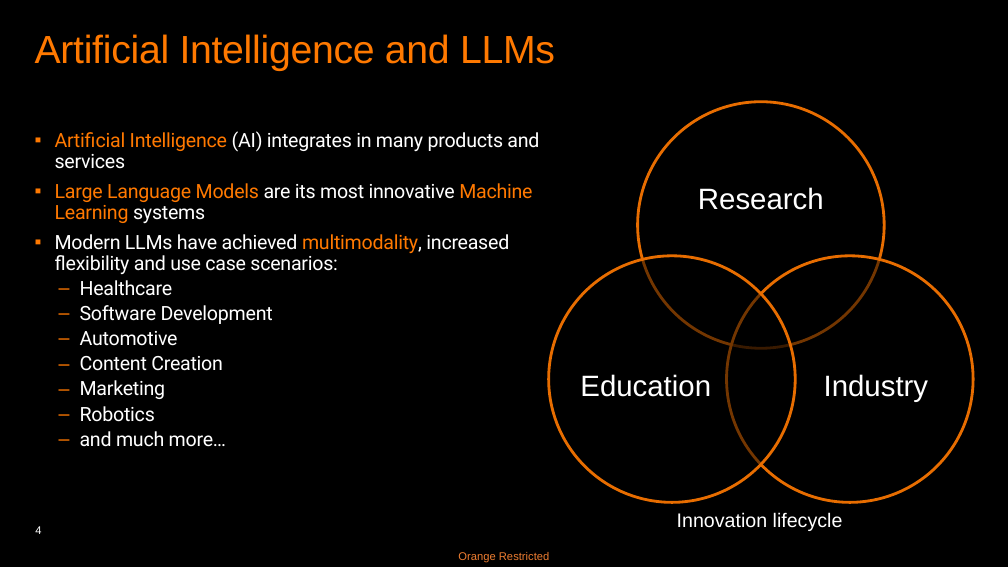
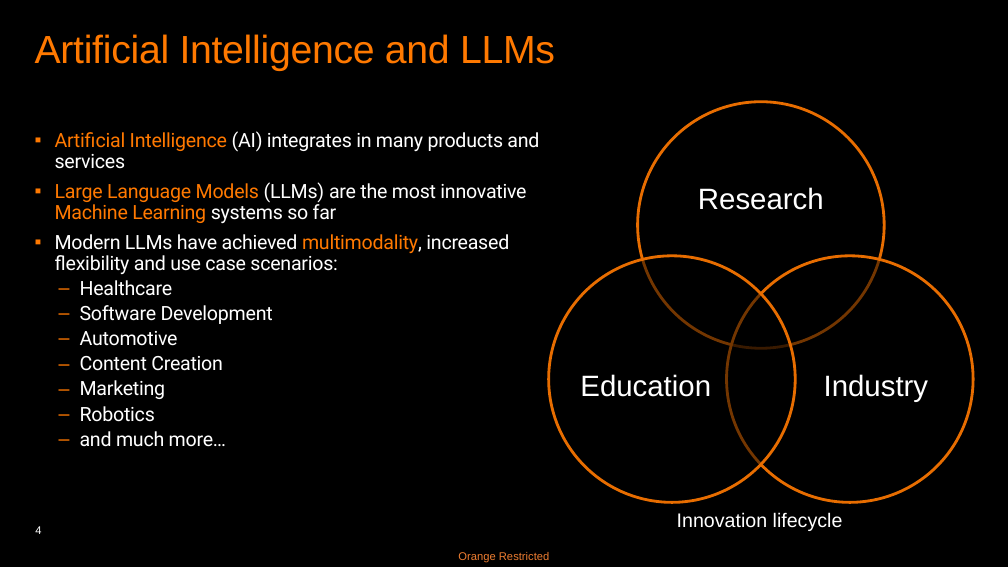
Before and after one commit to basavyr/peft-training, a slide deck: slide 4 of presentation/LORA-RPoenaru.pptx. Drawn at 1008x567 pixels with LibreOffice and Linux fonts; fonts in the diff are those of the drawing. Boxes give left, top, right and bottom in pixels: in the first picture for what was removed or moved away, otherwise in the second. Text is boxed around its words. In the diff, an @@ line names an element or a change of style, - is before the commit and + after.

```diff
--- a/presentation/LORA-RPoenaru.pptx
+++ b/presentation/LORA-RPoenaru.pptx
@@ text at [55,182,526,224]: text changed; text colour #FF7900 to #FFFFFF @@
-    ▪ Large Language Models are its most innovative Machine Learning systems
+    ▪ Large Language Models (LLMs) are the most innovative Machine Learning systems so far
```
Also in this commit, not shown: 5 other slides changed, 1 slide added.
